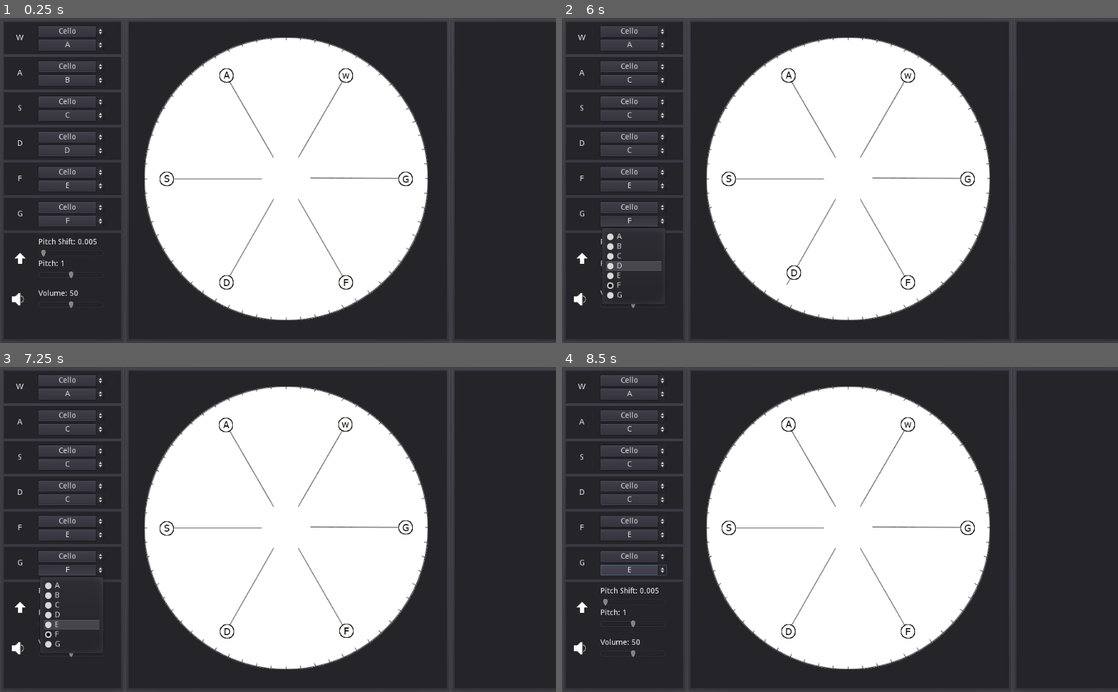
Above: before the commit, frames 1-4 (two rows, left to right).
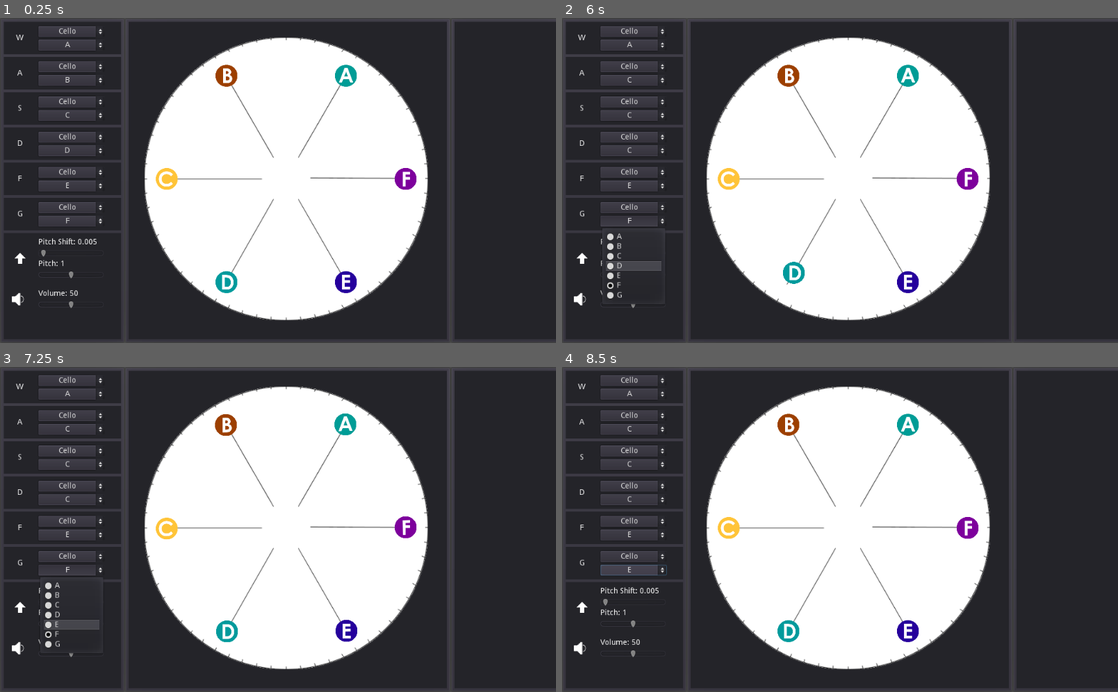
Above: after the commit, the same moments.

Repository: elijahsantiago/meet-your-makey
Game: Godot game, scene res://scene/Main Scene.tscn
Same seed, same stepped clock (60 frames per second), same inputs: the game is played once before the commit and once after it.
Inputs:
- Up to frame 1 (0.25 s): no input
- Up to frame 2 (6 s): click "Cello" at 0.5 s; click "A" at 1.25 s; click "B" at 2 s; click "C" at 2.75 s; click "D" at 3.5 s; click "E" at 4.25 s; click "F" at 5 s; tap Enter at 5.75 s; hold D from 5.78 s (still down); tap F at 5.85 s
- Up to frame 3 (7.25 s): release D at 6.53 s; hold Down from 6.53 s (still down); tap G at 6.6 s
- Up to frame 4 (8.5 s): tap Space at 7.25 s; release Down at 7.28 s; hold D 7.28-8.03 s; tap F at 7.35 s; hold Up from 8.03 s (still down); tap G at 8.1 s

The runs differ from the first frame. In frame 1, 1.2% of the frame differs, in the area x 28-75%, y 14-85%; in frame 2, 1.2%; in frame 3, 1.2%; in frame 4, 1.2%.
Error before the commit: Invalid get index 'name' (on base: 'null instance'). (res://script/KeyCircle.gd:68)

Commit message:
New Icon

Diff:
--- a/Godot Synthetic/Project/new_script.gd
+++ b/Godot Synthetic/Project/new_script.gd
@@ -1,28 +1,16 @@
 extends Node
 
-# Declare member variables here. Examples:
-# var a = 2
-# var b = "text"
+export(NodePath) onready var audio_manager  = get_node(audio_manager)
 
-var AudioManager
 
 # Called when the node enters the scene tree for the first time.
 func _ready():
-	#Test out playing
-	AudioManager.play("Note A", 5)
-	AudioManager.play("Note B", 2)
-	AudioManager.play("Note C", 3)
-	AudioManager.play("Note D", 4)
-	AudioManager.play("Note F", 6)
-	AudioManager.play("Note G", 7)
+	audio_manager._play_audio(6, "Cello", "A")
+
+
 
 	pass # Replace with function body.
 
 func _back_beat():
-	#Copy from ready once it sounds good
-	AudioManager.play("Note A", 5)
-	AudioManager.play("Note B", 2)
-	AudioManager.play("Note C", 3)
-	AudioManager.play("Note D", 4)
-	AudioManager.play("Note F", 6)
-	AudioManager.play("Note G", 7)
+
+	pass
--- a/Godot Synthetic/Project/prefab/Key.tscn
+++ b/Godot Synthetic/Project/prefab/Key.tscn
@@ -5,5 +5,3 @@
 [node name="Key" type="Sprite"]
 script = ExtResource( 1 )
 key = 1
-
-[node name="Note" type="AudioStreamPlayer" parent="."]
--- a/Godot Synthetic/Project/scene/Main Scene.tscn
+++ b/Godot Synthetic/Project/scene/Main Scene.tscn
@@ -11,18 +11,13 @@
 [ext_resource path="res://Images/circle-background2.png" type="Texture" id=9]
 [ext_resource path="res://script/AudioManager.gd" type="Script" id=10]
 [ext_resource path="res://prefab/Key.tscn" type="PackedScene" id=11]
-[ext_resource path="res://Images/CircleW.png" type="Texture" id=12]
-[ext_resource path="res://Music/CelloA.wav" type="AudioStream" id=13]
-[ext_resource path="res://Images/CircleA.png" type="Texture" id=14]
-[ext_resource path="res://Music/CelloB.wav" type="AudioStream" id=15]
-[ext_resource path="res://Images/CircleS.png" type="Texture" id=16]
-[ext_resource path="res://Music/CelloC.wav" type="AudioStream" id=17]
-[ext_resource path="res://Images/CircleD.png" type="Texture" id=18]
-[ext_resource path="res://Music/CelloD.wav" type="AudioStream" id=19]
-[ext_resource path="res://Images/CircleF.png" type="Texture" id=20]
-[ext_resource path="res://Music/CelloE.wav" type="AudioStream" id=21]
-[ext_resource path="res://Images/CircleG.png" type="Texture" id=22]
-[ext_resource path="res://Music/CelloF.wav" type="AudioStream" id=23]
+[ext_resource path="res://Images/A.png" type="Texture" id=12]
+[ext_resource path="res://Images/B.png" type="Texture" id=13]
+[ext_resource path="res://Images/C.png" type="Texture" id=14]
+[ext_resource path="res://Images/D.png" type="Texture" id=15]
+[ext_resource path="res://Images/E.png" type="Texture" id=16]
+[ext_resource path="res://Images/F.png" type="Texture" id=17]
+[ext_resource path="res://new_script.gd" type="Script" id=18]
 
 [node name="Root Node" type="Node2D"]
 
@@ -322,54 +317,44 @@
 script = ExtResource( 10 )
 pitch_control_ref = NodePath("../../../../Musical Container/VBoxContainer/Pitch Panel/VBoxContainer/Pitch Container")
 volume_control_ref = NodePath("../../../../Musical Container/VBoxContainer/Pitch Panel/VBoxContainer/Volume Container")
+timer_ref = NodePath("Timer")
 
 [node name="W Key" parent="HBoxContainer/Visual Container/Panel/Circle Background/Center" instance=ExtResource( 11 )]
 position = Vector2( 110, -191 )
+scale = Vector2( 0.25, 0.25 )
 texture = ExtResource( 12 )
-
-[node name="Note" parent="HBoxContainer/Visual Container/Panel/Circle Background/Center/W Key" index="0"]
-stream = ExtResource( 13 )
-volume_db = -80.0
 
 [node name="A Key" parent="HBoxContainer/Visual Container/Panel/Circle Background/Center" instance=ExtResource( 11 )]
 position = Vector2( -110, -191 )
-texture = ExtResource( 14 )
+scale = Vector2( 0.25, 0.25 )
+texture = ExtResource( 13 )
 key = 2
-
-[node name="Note" parent="HBoxContainer/Visual Container/Panel/Circle Background/Center/A Key" index="0"]
-stream = ExtResource( 15 )
 
 [node name="S Key" parent="HBoxContainer/Visual Container/Panel/Circle Background/Center" instance=ExtResource( 11 )]
 position = Vector2( -220, 0 )
-texture = ExtResource( 16 )
+scale = Vector2( 0.25, 0.25 )
+texture = ExtResource( 14 )
 key = 3
-
-[node name="Note" parent="HBoxContainer/Visual Container/Panel/Circle Background/Center/S Key" index="0"]
-stream = ExtResource( 17 )
 
 [node name="D Key" parent="HBoxContainer/Visual Container/Panel/Circle Background/Center" instance=ExtResource( 11 )]
 position = Vector2( -110, 191 )
-texture = ExtResource( 18 )
+scale = Vector2( 0.25, 0.25 )
+texture = ExtResource( 15 )
 key = 4
-
-[node name="Note" parent="HBoxContainer/Visual Container/Panel/Circle Background/Center/D Key" index="0"]
-stream = ExtResource( 19 )
 
 [node name="F Key" parent="HBoxContainer/Visual Container/Panel/Circle Background/Center" instance=ExtResource( 11 )]
 position = Vector2( 110, 191 )
-texture = ExtResource( 20 )
+scale = Vector2( 0.25, 0.25 )
+texture = ExtResource( 16 )
 key = 5
-
-[node name="Note" parent="HBoxContainer/Visual Container/Panel/Circle Background/Center/F Key" index="0"]
-stream = ExtResource( 21 )
 
 [node name="G Key" parent="HBoxContainer/Visual Container/Panel/Circle Background/Center" instance=ExtResource( 11 )]
 position = Vector2( 220, 0 )
-texture = ExtResource( 22 )
+scale = Vector2( 0.25, 0.25 )
+texture = ExtResource( 17 )
 key = 6
 
-[node name="Note" parent="HBoxContainer/Visual Container/Panel/Circle Background/Center/G Key" index="0"]
-stream = ExtResource( 23 )
+[node name="Timer" type="Timer" parent="HBoxContainer/Visual Container/Panel/Circle Background/Center"]
 
 [node name="PanelContainer" type="PanelContainer" parent="HBoxContainer"]
 editor/display_folded = true
@@ -385,6 +370,8 @@
 margin_bottom = 593.0
 
 [node name="Node" type="Node" parent="."]
+script = ExtResource( 18 )
+audio_manager = NodePath("../HBoxContainer/Visual Container/Panel/Circle Background/Center")
 [connection signal="value_changed" from="HBoxContainer/Musical Container/VBoxContainer/Pitch Panel/VBoxContainer/Pitch  …(199 unchanged characters)…
 [connection signal="value_changed" from="HBoxContainer/Musical Container/VBoxContainer/Pitch Panel/VBoxContainer/Pitch  …(187 unchanged characters)…
 [connection signal="value_changed" from="HBoxContainer/Musical Container/VBoxContainer/Pitch Panel/VBoxContainer/Volume Container/MarginContainer/VBoxContainer/HSlider" to="HBoxContainer/Musical Container/VBoxContainer/Pitch Panel/VBoxContainer/Volume Container" method="_on_HSlider_value_changed"]
--- a/Godot Synthetic/Project/script/AudioManager.gd
+++ b/Godot Synthetic/Project/script/AudioManager.gd
@@ -9,13 +9,44 @@
 var pitch
 var pitch_shift
 
+export(NodePath) onready var timer_ref  = get_node(timer_ref)
+
+
+var time_start = 0
+var time_now = 0
+
+
 func _ready():
+	time_start = OS.get_unix_time()
 	volume = volume_control_ref.volume
 	pitch = pitch_control_ref.pitch
 	pitch_shift = pitch_control_ref.pitch_shift
 
 func _process(delta):
+	time_now = OS.get_unix_time()
+	var elapsed = time_now - time_start
+	var minutes = elapsed / 60
+	var seconds = elapsed % 60
+	var str_elapsed = "%02d : %02d" % [minutes, seconds]
+	print("elapsed : ", str_elapsed)
 	self.rotation_degrees = (((pitch - 0) * (60 - (-60))) / (2 - 0)) + (-60)
+
+func wait():
+	pass
+
+func _play_audio(timestart, key, note):
+	var t = Timer.new()
+	t.set_wait_time(timestart)
+	t.set_one_shot(true)
+	self.add_child(t)
+	t.start()
+	yield(t, "timeout")
+
+	var player = AudioStreamPlayer.new()
+	self.add_child(player)
+	player.stream = load(str("res://Music/", key, note ,".wav"))
+	player.play()
+	pass
 
 
 
--- a/Godot Synthetic/Project/script/KeyCircle.gd
+++ b/Godot Synthetic/Project/script/KeyCircle.gd
@@ -9,10 +9,6 @@
 var is_pressed = false
 var magnitude_min = 40
 var magnitude_max = 220
-
-var audio = get_child(0)
-
-export(AudioStream) onready var test
 
 func _ready():
 	self.position = _get_angle_position()
@@ -64,17 +60,15 @@
 			return false
 
 func _set_sound_file(audio_file):
-	print(audio_file)
-	print(audio.name)
+	#print(audio_file)
+	#print(audio.name)
 	#audio.stream = load("res://Music/CelloA.wav")
-
+	pass
 
 func _input(event):
 	if _check_valid(event):
 		if event.is_pressed() == true and not event.echo:
 			is_pressed = true
 
-			audio.play()
 		elif event.is_pressed() == false:
 			is_pressed = false
-			audio.stop()
Binary file added: Godot Synthetic/Project/Images/A.png
Not shown, added: Godot Synthetic/Project/Images/A.png.import
Binary file added: Godot Synthetic/Project/Images/B.png
Not shown, added: Godot Synthetic/Project/Images/B.png.import
Binary file added: Godot Synthetic/Project/Images/C.png
Not shown, added: Godot Synthetic/Project/Images/C.png.import
Binary file added: Godot Synthetic/Project/Images/D.png
Not shown, added: Godot Synthetic/Project/Images/D.png.import
Binary file added: Godot Synthetic/Project/Images/E.png
Not shown, added: Godot Synthetic/Project/Images/E.png.import
Binary file added: Godot Synthetic/Project/Images/F.png
Not shown, added: Godot Synthetic/Project/Images/F.png.import
(and 3 more such lines)
